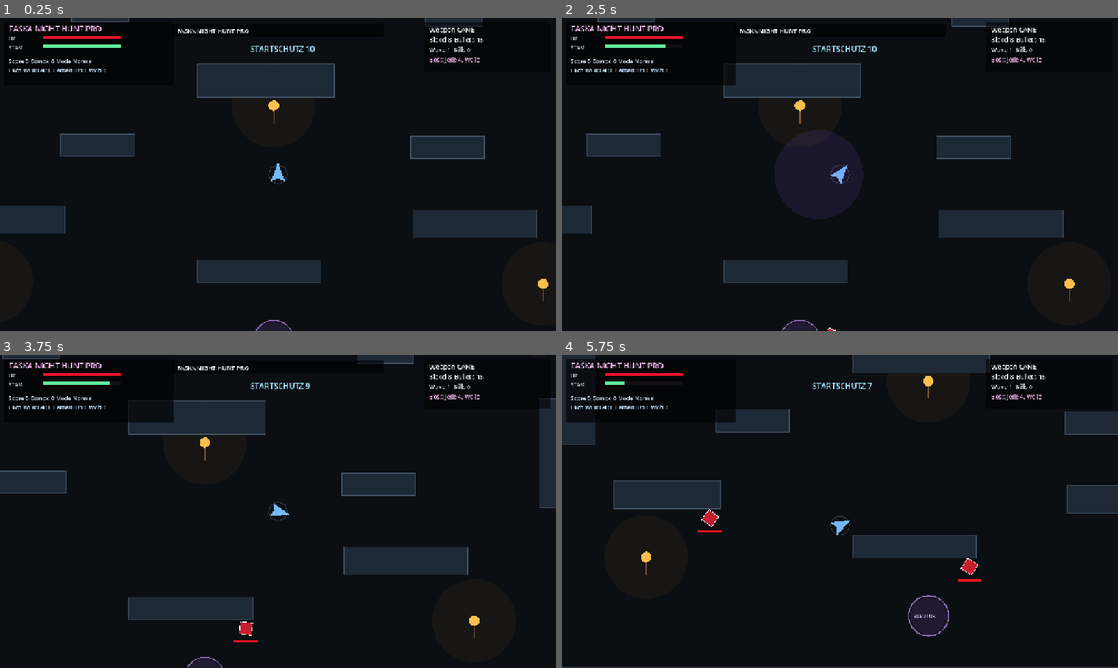
Above: before the commit, frames 1-4 (two rows, left to right).
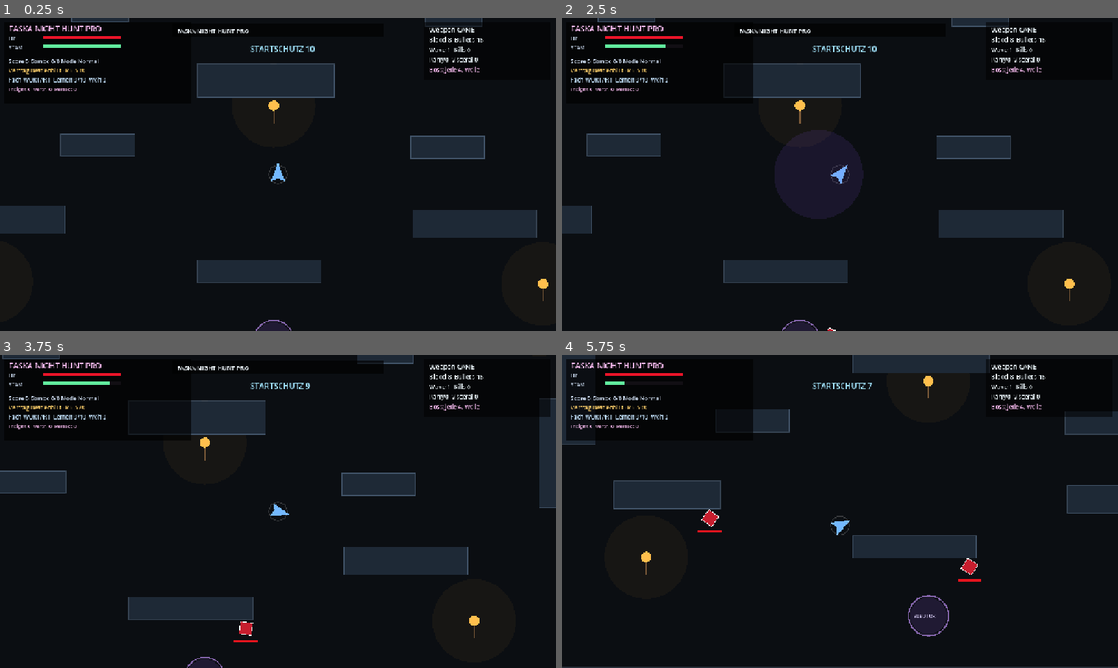
Above: after the commit, the same moments.

Repository: ralfarminkirchner-netizen/faska-flow-pro
Game: Godot game, scene res://scenes/main.tscn
The game is run twice, just before and just after one commit, with the same random seed, the same clock (stepped at 60 frames per second) and the same inputs.
Inputs (mouse positions are in pixels of both pictures, inside the frame that each line leads up to):
- Up to frame 1 (0.25 s): no input
- Up to frame 2 (2.5 s): tap Enter at 0.5 s; drag from (840, 174) to (895, 105) at 0.52 s; drag from (728, 190) to (812, 237) at 1.27 s; move the mouse to (895, 105) at 2.02 s; hold D from 2.03 s (still down); tap R at 2.1 s; tap E at 2.3 s
- Up to frame 3 (3.75 s): release D at 2.75 s; drag from (250, 574) to (111, 464) at 2.77 s; move the mouse to (444, 558) at 3.52 s; hold A from 3.53 s (still down); hold J from 3.53 s (still down)
- Up to frame 4 (5.75 s): tap Space at 3.77 s; tap E at 3.8, 5.3 s; release A at 4.25 s; release J at 4.25 s; drag from (673, 464) to (756, 433) at 4.27 s; move the mouse to (867, 511) at 5.02 s; hold S from 5.03 s (still down); tap Tab at 5.1 s; click (867, 511) at 5.17 s

The runs differ from the first frame. In frame 1, 0.7% of the frame differs, in the area x 1-87%, y 12-24%; in frame 2, 1.1%; in frame 3, 1.4%; in frame 4, 1.4%, in the area x 0-99%, y 12-28%.

Commit message:
feat(night-hunt): add contracts insight and perfect dodges

Diff:
--- a/godot/faska-night-hunt/scripts/main.gd
+++ b/godot/faska-night-hunt/scripts/main.gd
@@ -8,6 +8,17 @@
 const BASE_SPEED := 294.0
 const DASH_SPEED := 910.0
 const LEARN_GOAL := 10
+const COMBO_WINDOW := 4.2
+const CONTRACT_TIME := 54.0
+
+const CONTRACTS = [
+	{"id": "beast", "label": "Bestienblut", "goal": 3, "hint": "Besiege Bestien."},
+	{"id": "parry", "label": "Pistolenfenster", "goal": 2, "hint": "Stagger per Pistole."},
+	{"id": "visceral", "label": "Visceral-Jagd", "goal": 2, "hint": "Triff gestaggerte Gegner."},
+	{"id": "rally", "label": "Rally-Schwur", "goal": 70, "hint": "Heile verlorene HP durch Gegenangriff."},
+	{"id": "learn", "label": "Runenwissen", "goal": 3, "hint": "Loese Learncade-Runen."},
+	{"id": "boss", "label": "Nachtfuerst", "goal": 1, "hint": "Besiege einen Boss."}
+]
 
 const LESSONS = ["WORTART", "LESEN", "SATZ", "KOMPOSITUM", "MATHE", "ENGLISCH", "SACHKUNDE"]
 
@@ -99,6 +110,14 @@
 var wave := 1
 var score := 0
 var combo := 0
+var max_combo := 0
+var combo_timer := 0.0
+var contract_index := 0
+var contract_progress := 0
+var contract_timer := 0.0
+var contracts_done := 0
+var insight := 0
+var perfect_dodges := 0
 var weapon_form := "cane"
 var question_index := 0
 var lesson_index := 0
@@ -154,11 +173,19 @@
 	wave = 1
 	score = 0
 	combo = 0
+	max_combo = 0
+	combo_timer = 0.0
+	contract_index = 0
+	contract_progress = 0
+	contract_timer = CONTRACT_TIME
+	contracts_done = 0
+	insight = 0
+	perfect_dodges = 0
 	weapon_form = "cane"
 	question_index = 0
 	lesson_index = 0
 	repeat_queue.clear()
-	stats = {"kills": 0, "parries": 0, "viscerals": 0, "dodges": 0, "trick": 0, "rally": 0, "learn": 0, "bosses": 0, "focus": 0, "wrong": 0}
+	stats = {"kills": 0, "parries": 0, "viscerals": 0, "dodges": 0, "trick": 0, "rally": 0, "learn": 0, "bosses": 0, "focus": 0, "wrong": 0, "contracts": 0, "perfect": 0}
 	build_static_world()
 	build_runes()
 	spawn_wave()
@@ -254,6 +281,12 @@
 
 func update_game(delta: float) -> void:
 	grace_timer = max(0.0, grace_timer - delta)
+	combo_timer = max(0.0, combo_timer - delta)
+	if combo_timer <= 0.0:
+		combo = 0
+	contract_timer = max(0.0, contract_timer - delta)
+	if contract_timer <= 0.0:
+		fail_contract()
 	update_player(delta)
 	update_enemies(delta)
 	update_bullets(delta)
@@ -411,13 +444,17 @@
 	player.stamina = max(0.0, float(player.stamina) - 28.0)
 	stats.focus = int(stats.get("focus", 0)) + 1
 	var pos := Vector2(player.pos)
+	var radius: float = 190.0 + float(min(3, insight)) * 26.0
+	var focus_damage: float = 27.0 + float(min(4, insight)) * 5.0
+	if insight > 0:
+		insight = max(0, insight - 1)
 	for i in range(enemies.size() - 1, -1, -1):
 		var e = enemies[i]
-		if Vector2(e.pos).distance_to(pos) < 190.0:
+		if Vector2(e.pos).distance_to(pos) < radius:
 			e.stagger = max(float(e.stagger), 0.75)
 			enemies[i] = e
-			hit_enemy(i, 27.0, "focus")
-	add_effect(pos, 190.0, Color(0.55, 0.35, 1.0))
+			hit_enemy(i, focus_damage, "focus")
+	add_effect(pos, radius, Color(0.55, 0.35, 1.0))
 
 func use_vial() -> void:
 	if int(player.blood) <= 0 or float(player.heal_cd) > 0.0:
@@ -497,6 +534,10 @@
 	if float(player.invuln) > 0.0:
 		add_text("PERFECT", Vector2(player.pos), Color(0.45, 0.85, 1.0))
 		stats.dodges += 1
+		stats.perfect += 1
+		perfect_dodges += 1
+		player.stamina = min(MAX_STAMINA, float(player.stamina) + 14.0)
+		score += 120
 		return
 	damage_player(damage, "Treffer")
 
@@ -525,6 +566,7 @@
 					if Vector2(player.pos).distance_to(Vector2(e.pos)) < 240.0 and float(e.attack) < 0.34:
 						e.stagger = 1.25
 						stats.parries += 1
+						advance_contract("parry", 1, Vector2(e.pos), "PARRY")
 						add_text("PARRY", Vector2(e.pos), Color(1.0, 0.84, 0.36))
 						enemies[e_i] = e
 					hit_enemy(e_i, float(b.damage), "gun")
@@ -548,6 +590,7 @@
 	if float(e.stagger) > 0.0 and source == "melee":
 		damage *= 2.55
 		stats.viscerals += 1
+		advance_contract("visceral", 1, Vector2(e.pos), "VISCERAL")
 		add_text("VISCERAL", Vector2(e.pos), Color(1.0, 0.1, 0.16))
 	if source == "trick":
 		stats.trick += 1
@@ -558,18 +601,21 @@
 		if String(e.kind) == "boss":
 			points = 2600
 			stats.bosses += 1
+			insight += 3
+			advance_contract("boss", 1, Vector2(e.pos), "BOSS")
 			player.blood = min(12, int(player.blood) + 3)
 			player.bullets = min(36, int(player.bullets) + 8)
 			add_text("BOSS DOWN", Vector2(player.pos), Color(1.0, 0.78, 0.34))
 		elif String(e.kind) == "beast":
 			points = 260
+			advance_contract("beast", 1, Vector2(e.pos), "BEAST")
 		elif String(e.kind) == "gunner":
 			points = 220
 		elif String(e.kind) == "bell":
 			points = 360
-		combo += 1
+		register_combo(Vector2(e.pos), String(e.kind).to_upper())
 		stats.kills += 1
-		score += points + combo * 24
+		score += points + combo * 28
 		if combo > 7 and float(player.fever) <= 0.0:
 			player.fever = 7.5
 			add_text("BLUTFIEBER", Vector2(player.pos), Color(1.0, 0.16, 0.25))
@@ -583,6 +629,64 @@
 
 func spawn_pickup(pos: Vector2, kind: String) -> void:
 	pickups.append({"pos": pos, "kind": kind, "life": 10.0, "phase": rng.randf_range(0.0, TAU)})
+
+func register_combo(pos: Vector2, label: String) -> void:
+	combo += 1
+	combo_timer = COMBO_WINDOW
+	max_combo = maxi(max_combo, combo)
+	if combo >= 4:
+		var bonus := combo * 45
+		score += bonus
+		add_text(label + " COMBO " + str(combo), pos + Vector2(0, -28), Color(0.95, 0.72, 0.92))
+	if combo >= 9:
+		player.fever = max(float(player.fever), 8.5)
+		combo = 0
+		add_text("BLUTFIEBER", Vector2(player.pos), Color(1.0, 0.16, 0.25))
+
+func current_contract() -> Dictionary:
+	return CONTRACTS[contract_index % CONTRACTS.size()]
+
+func advance_contract(kind: String, amount: int, pos: Vector2, label: String) -> void:
+	var contract: Dictionary = current_contract()
+	if String(contract.id) != kind:
+		return
+	contract_progress += amount
+	add_text(String(contract.label) + " " + str(contract_progress) + "/" + str(contract.goal), pos + Vector2(0, -44), Color(1.0, 0.78, 0.42))
+	if contract_progress >= int(contract.goal):
+		complete_contract(pos, label)
+
+func complete_contract(pos: Vector2, label: String) -> void:
+	var contract: Dictionary = current_contract()
+	var reward := 1400 + contract_index * 260 + wave * 85
+	score += reward
+	contracts_done += 1
+	stats.contracts += 1
+	insight += 1
+	player.blood = min(12, int(player.blood) + 1)
+	player.bullets = min(36, int(player.bullets) + 3)
+	player.fever = max(float(player.fever), 5.5)
+	spawn_sparks(pos, Color(1.0, 0.62, 0.36), 26)
+	add_text("VERTRAG " + String(contract.label) + " +" + str(reward), pos, Color(1.0, 0.82, 0.32))
+	message = String(contract.label) + " erfuellt durch " + label + "."
+	message_timer = 2.1
+	contract_index = (contract_index + 1) % CONTRACTS.size()
+	contract_progress = 0
+	contract_timer = CONTRACT_TIME
+	if String(current_contract().id) == "learn" and mode != "Learncade":
+		mode = "Learncade"
+		build_runes()
+
+func fail_contract() -> void:
+	if phase != "run":
+		return
+	var contract: Dictionary = current_contract()
+	message = String(contract.label) + " verpasst - neuer Vertrag: " + String(CONTRACTS[(contract_index + 1) % CONTRACTS.size()].label)
+	message_timer = 1.8
+	contract_index = (contract_index + 1) % CONTRACTS.size()
+	contract_progress = 0
+	contract_timer = CONTRACT_TIME
+	if mode == "Learncade":
+		build_runes()
 
 func update_pickups(delta: float) -> void:
 	for i in range(pickups.size() - 1, -1, -1):
@@ -609,6 +713,7 @@
 	player.hp = min(MAX_HP, float(player.hp) + heal)
 	player.lost = max(0.0, float(player.lost) - heal)
 	stats.rally += int(heal)
+	advance_contract("rally", int(heal), Vector2(player.pos), "RALLY")
 	add_text("RALLY +" + str(int(heal)), Vector2(player.pos), Color(0.35, 1.0, 0.58))
 
 func damage_player(amount: float, reason: String) -> void:
@@ -630,6 +735,8 @@
 			if String(rune.label) == String(rune.answer):
 				stats.learn += 1
 				score += 720
+				insight += 1
+				advance_contract("learn", 1, Vector2(rune.pos), "RUNE")
 				player.blood = min(12, int(player.blood) + 1)
 				player.bullets = min(36, int(player.bullets) + 2)
 				if bool(rune.repeat):
@@ -967,21 +1074,25 @@
 		draw_circle(world_to_screen(Vector2(part.pos)), float(part.size), part.color)
 
 func draw_hud() -> void:
-	var hud_w: float = min(390.0, size.x - 20.0)
-	draw_rect(Rect2(Vector2(10, 10), Vector2(hud_w, 146)), Color(0.0, 0.0, 0.0, 0.62))
+	var hud_w: float = min(430.0, size.x - 20.0)
+	draw_rect(Rect2(Vector2(10, 10), Vector2(hud_w, 186)), Color(0.0, 0.0, 0.0, 0.64))
 	draw_text_at(Vector2(20, 31), "FASKA NIGHT HUNT PRO", Color(0.95, 0.72, 0.92), 18)
 	draw_bar(Vector2(20, 50), "HP", float(player.hp), MAX_HP, Color(0.92, 0.08, 0.16))
 	if float(player.lost) > 0.0:
 		draw_rect(Rect2(Vector2(101, 40), Vector2(180.0 * clamp(float(player.lost) / MAX_HP, 0.0, 1.0), 7)), Color(1.0, 0.8, 0.35, 0.65))
 	draw_bar(Vector2(20, 72), "STAM", float(player.stamina), MAX_STAMINA, Color(0.38, 0.92, 0.62))
-	draw_text_at(Vector2(20, 105), "Score " + str(score) + " Combo " + str(combo) + " Mode " + mode, Color(0.86, 0.92, 1.0), 13)
-	draw_text_at(Vector2(20, 126), "Fach " + String(LESSONS[lesson_index]) + "  Lernen " + str(stats.learn) + "/" + str(LEARN_GOAL) + "  Wdh " + str(repeat_queue.size()), Color(0.78, 0.9, 1.0), 13)
+	draw_text_at(Vector2(20, 105), "Score " + str(score) + " Combo " + str(combo) + "/" + str(max_combo) + " Mode " + mode, Color(0.86, 0.92, 1.0), 13)
+	var contract: Dictionary = current_contract()
+	draw_text_at(Vector2(20, 126), "Vertrag " + String(contract.label) + " " + str(contract_progress) + "/" + str(contract.goal) + "  " + str(int(contract_timer)) + "s", Color(1.0, 0.82, 0.42), 13)
+	draw_text_at(Vector2(20, 147), "Fach " + String(LESSONS[lesson_index]) + "  Lernen " + str(stats.learn) + "/" + str(LEARN_GOAL) + "  Wdh " + str(repeat_queue.size()), Color(0.78, 0.9, 1.0), 13)
+	draw_text_at(Vector2(20, 168), "Insight " + str(insight) + "  Vertr. " + str(contracts_done) + "  Perfect " + str(perfect_dodges), Color(0.95, 0.72, 0.92), 12)
 	if size.x > 760.0 and size.y <= size.x * 1.15:
-		draw_rect(Rect2(Vector2(size.x - 304, 10), Vector2(290, 112)), Color(0.0, 0.0, 0.0, 0.55))
+		draw_rect(Rect2(Vector2(size.x - 304, 10), Vector2(290, 134)), Color(0.0, 0.0, 0.0, 0.55))
 		draw_text_at(Vector2(size.x - 292, 32), "Weapon " + weapon_form.to_upper(), Color(0.94, 0.98, 1.0), 15)
 		draw_text_at(Vector2(size.x - 292, 55), "Blood " + str(player.blood) + "  Bullets " + str(player.bullets), Color(0.94, 0.98, 1.0), 14)
 		draw_text_at(Vector2(size.x - 292, 78), "Wave " + str(wave) + "  Kills " + str(stats.kills), Color(0.94, 0.98, 1.0), 14)
-		draw_text_at(Vector2(size.x - 292, 101), "Boss: jede 4. Welle", Color(0.95, 0.72, 0.92), 13)
+		draw_text_at(Vector2(size.x - 292, 101), "Parry " + str(stats.parries) + "  Visceral " + str(stats.viscerals), Color(0.94, 0.98, 1.0), 13)
+		draw_text_at(Vector2(size.x - 292, 124), "Boss: jede 4. Welle", Color(0.95, 0.72, 0.92), 13)
 	var status_pos := Vector2(size.x * 0.45, 78)
 	if size.x < 760.0 or size.y > size.x * 1.15:
 		status_pos = Vector2(size.x * 0.39, 172)
Not shown, changed: src/components/games/godot/FaskaNightHuntGodot.jsx
Not shown, changed: src/components/hub/GameEngineHub.jsx
